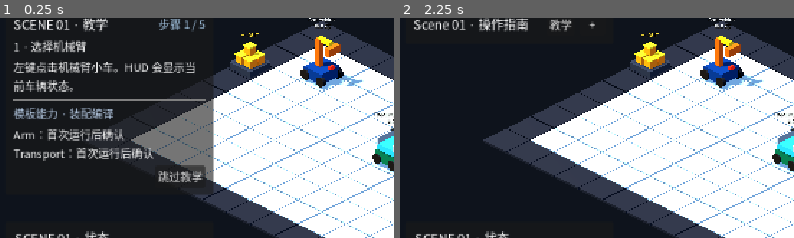
Above: before the commit, frames 1-2 (left to right).
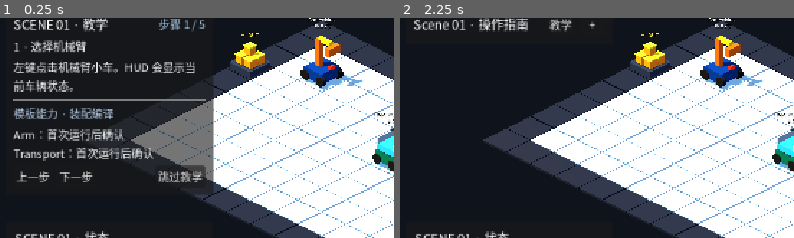
Above: after the commit, the same moments.

Repository: Ri0n72Y/automata
Game: Godot game, scene res://scenes/scene_01/scene_01_basic_packing.tscn
Same seed, same stepped clock (60 frames per second), same inputs: the game is played once before the commit and once after it.
Inputs (mouse positions are % of the whole screen's width and height, from its top left):
- Up to frame 1 (0.25 s): no input
- Up to frame 2 (2.25 s): click (4, 50) at 0.5 s, where only the run after the commit has a clickable "上一步"; click (10, 50) at 1.25 s, where only the run after the commit has a clickable "下一步"; click "跳过教学" at 2 s
The pictures show only the part of the screen within x 0-50%, y 15-64%; the shares and areas given below are measured in that part.

The runs differ from the first frame. In frame 1, 0.3% of the frame differs, in the area x 4-24%, y 69-75%; in frame 2, nothing differs.

Commit message:
feat(scene-01): add Tutorial step navigation

Diff:
--- a/scenes/scene_01/components/scene_01_tutorial_ui.tscn
+++ b/scenes/scene_01/components/scene_01_tutorial_ui.tscn
@@ -81,7 +81,21 @@
 
 [node name="ButtonRow" type="HBoxContainer" parent="RootControl/TutorialPanel/Margin/VBox"]
 layout_mode = 2
-alignment = 2
+theme_override_constants/separation = 6
+
+[node name="PreviousButton" type="Button" parent="RootControl/TutorialPanel/Margin/VBox/ButtonRow"]
+unique_name_in_owner = true
+layout_mode = 2
+text = "上一步"
+
+[node name="NextButton" type="Button" parent="RootControl/TutorialPanel/Margin/VBox/ButtonRow"]
+unique_name_in_owner = true
+layout_mode = 2
+text = "下一步"
+
+[node name="Spacer" type="Control" parent="RootControl/TutorialPanel/Margin/VBox/ButtonRow"]
+layout_mode = 2
+size_flags_horizontal = 3
 
 [node name="SkipButton" type="Button" parent="RootControl/TutorialPanel/Margin/VBox/ButtonRow"]
 unique_name_in_owner = true
